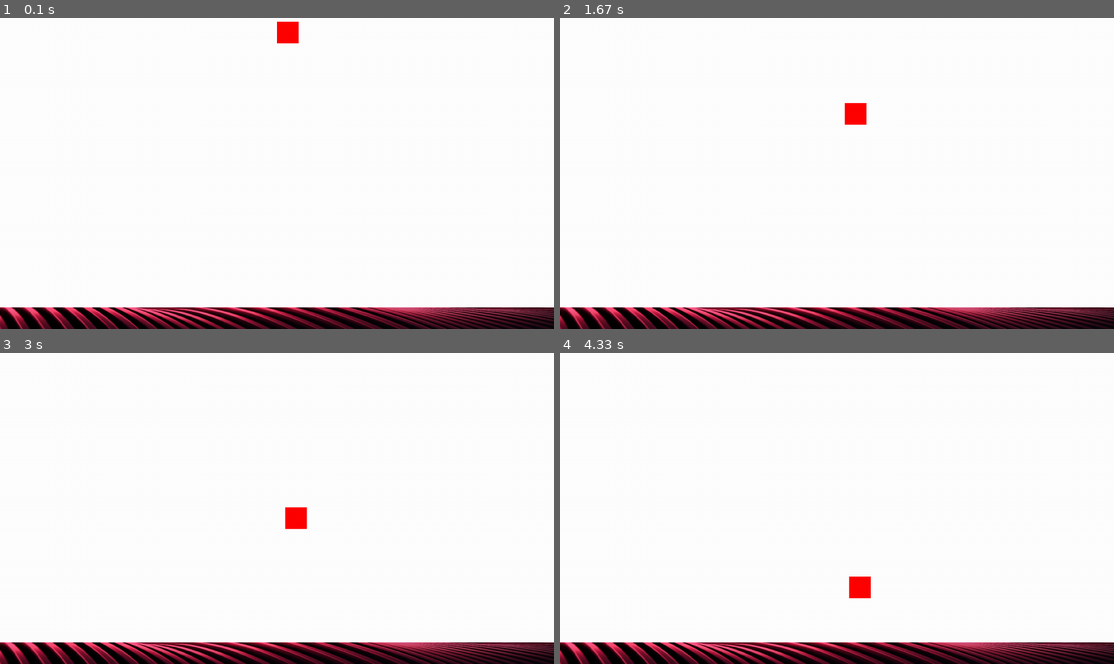
Above: before the commit, frames 1-4 (two rows, left to right).
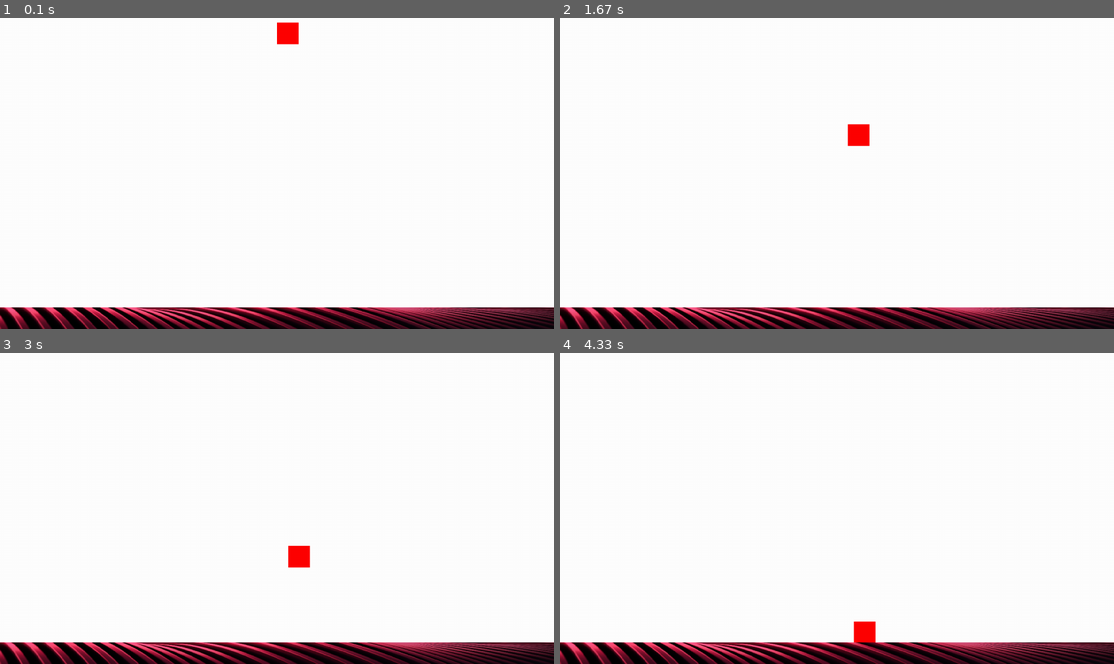
Above: after the commit, the same moments.

Repository: felbk/MinerFox---Pygame
Game: pygame game, started from Principal.py
The game is run twice, just before and just after one commit, with the same random seed, the same clock (stepped at 60 frames per second) and the same inputs.
Inputs:
- Up to frame 1 (0.1 s): no input
- Up to frame 2 (1.67 s): hold D 0.33-0.8 s; hold D 0.83-1.3 s; hold A from 1.33 s (still down)
- Up to frame 3 (3 s): release A at 1.87 s; hold A 1.9-2.3 s; hold D 2.33-2.97 s
- Up to frame 4 (4.33 s): hold A 3-3.47 s; hold D 3.5-3.97 s; hold D from 4 s (still down)

The runs differ from the first frame. In frame 1, less than 0.1% of the frame differs, in the area x 50-54%, y 1-9%; in frame 2, 0.6%; in frame 3, 0.6%, in the area x 51-56%, y 49-70%; in frame 4, 0.6%.

Commit message:
sprites raposa

Diff:
--- a/Classes.py
+++ b/Classes.py
@@ -65,7 +65,7 @@
 
 
         if self.Fall == True:
-            self.vy = 2
+            self.vy = 2.5
         else:
             self.vy = 0
 
@@ -92,10 +92,10 @@
         from Principal import Bd
 
         if Bd and self.andar :
-            self.vx = 0.5
+            self.vx = 0.7
 
         elif Be and self.andar :
-            self.vx = -0.5
+            self.vx = -0.7
 
         else:
             self.vx= 0
Binary file added: Assets/raposa/Fox Sprite Sheet.png
Binary file added: Assets/raposa/die/tile084.png
Binary file added: Assets/raposa/die/tile085.png
Binary file added: Assets/raposa/die/tile086.png
Binary file added: Assets/raposa/die/tile087.png
Binary file added: Assets/raposa/die/tile088.png
Binary file added: Assets/raposa/die/tile089.png
Binary file added: Assets/raposa/die/tile090.png
Binary file added: Assets/raposa/idle/tile014.png
Binary file added: Assets/raposa/idle/tile015.png
Binary file added: Assets/raposa/idle/tile016.png
Binary file added: Assets/raposa/idle/tile017.png
(and 29 more such lines)
